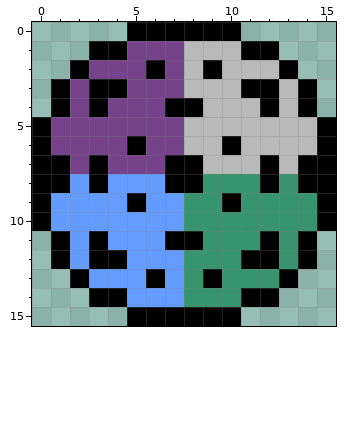
Edited in one commit: pixel-art file (Assets/Sprites/Projectile-Quad.ase). The picture above is the old version.
16x16 pixels, 1 frame.
Once edited:
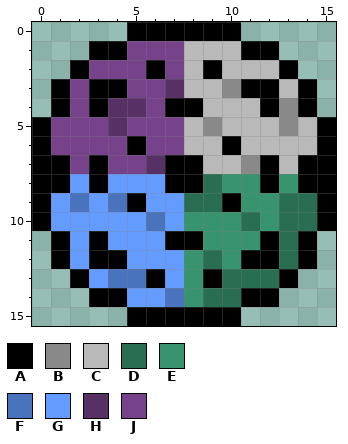
Palette (. is transparent): A #000000  B #898989  C #b9b9b9  D #296e52  E #37946e  F #4973bd  G #639bff  H #573166  J #76428a
Changes in this commit:
layer "Layer 2" added
Layer "Layer 2":
y 3: x 7 J -> H; x 10 C -> B
y 4: x 4..5 JJ -> HH; x 13 C -> B
y 5: x 4 J -> H; x 9 C -> B; x 13 C -> B
y 7: x 6 J -> H; x 11 C -> B
y 8: x 9 E -> D
y 9: x 2 G -> F; x 4 G -> F; x 8..9 EE -> DD; x 13..14 EE -> DD
y 10: x 6 G -> F; x 11 E -> D; x 13..14 EE -> DD
y 11: x 13 E -> D
y 12: x 9 E -> D; x 13 E -> D
y 13: x 4..5 GG -> FF; x 10..12 EEE -> DDD
y 14: x 7 G -> F; x 9..10 EE -> DD
Pixel boxes of the changes (left, top, right, bottom) in both pictures:
changed: (70, 79, 317, 307)
